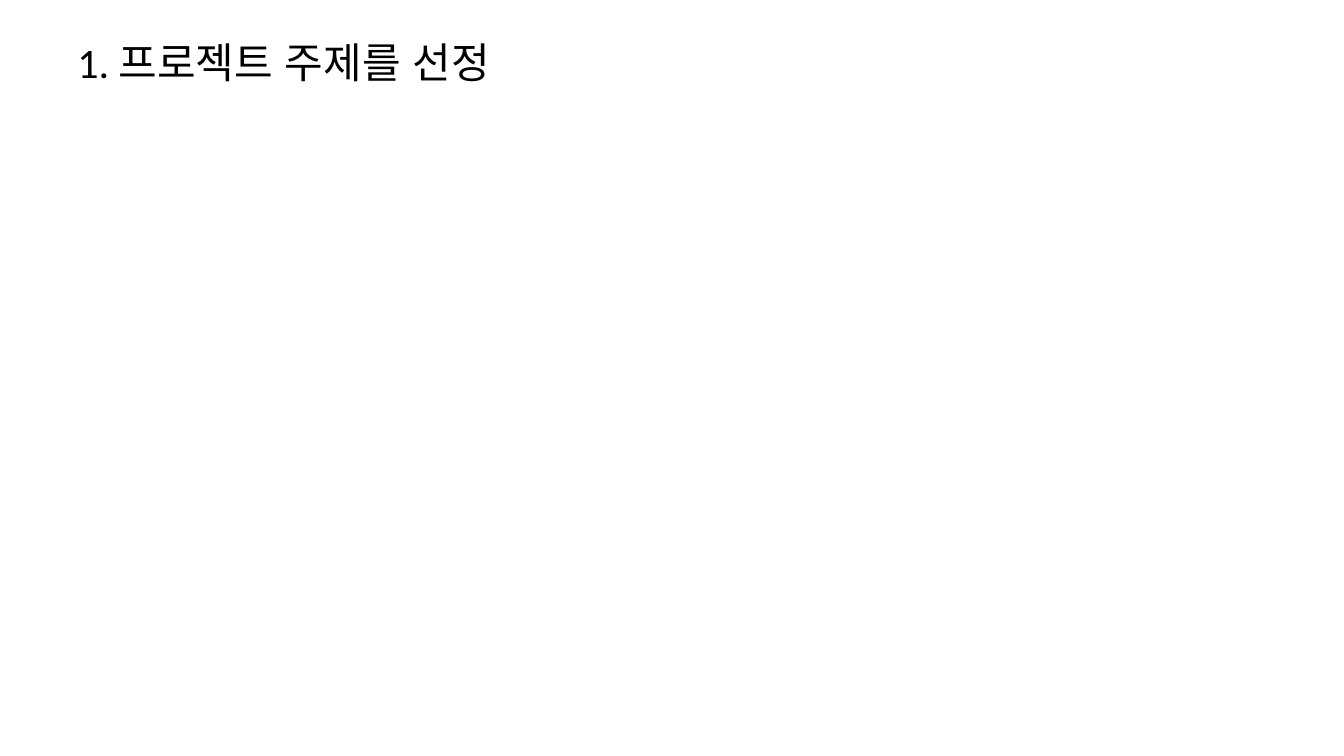
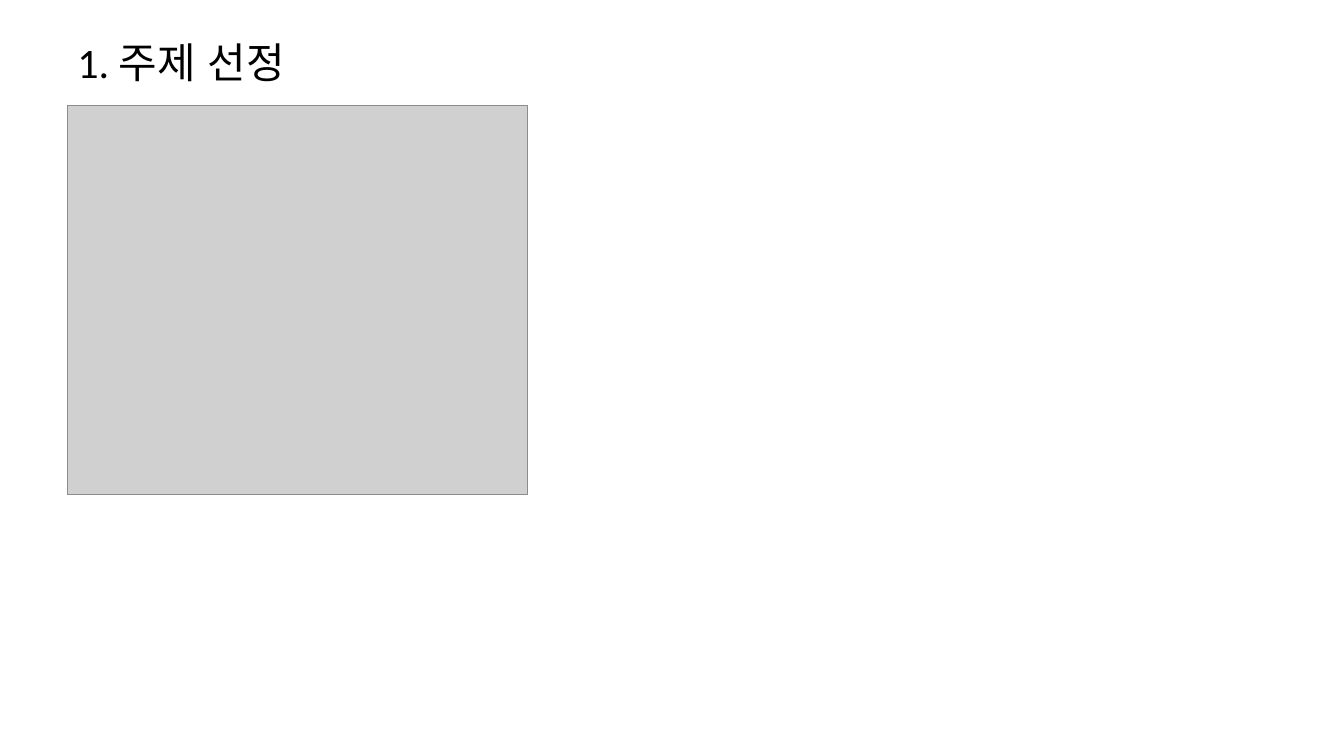
Before and after one commit to Jotriever/Software-Engineering, a slide deck: slide 2 of 2025년2학기_SE_과제_32214391_조현수_2분반.pptx. Drawn at 1344x756 pixels with LibreOffice and Linux fonts; fonts in the diff are those of the drawing; grey boxes stand for pictures. Boxes give left, top, right and bottom in pixels: in the first picture for what was removed or moved away, otherwise in the second. Text is boxed around its words. In the diff, an @@ line names an element or a change of style, - is before the commit and + after.

Commit message:
Update image and ppt

```diff
--- a/2025년2학기_SE_과제_32214391_조현수_2분반.pptx
+++ b/2025년2학기_SE_과제_32214391_조현수_2분반.pptx
@@ title at (77,43,285,82): text changed @@
-1. 프로젝트 주제를 선정
+1. 주제 선정
@@ picture added at (68,106,528,495) @@
```
Also in this commit, not shown: 11 other files.
